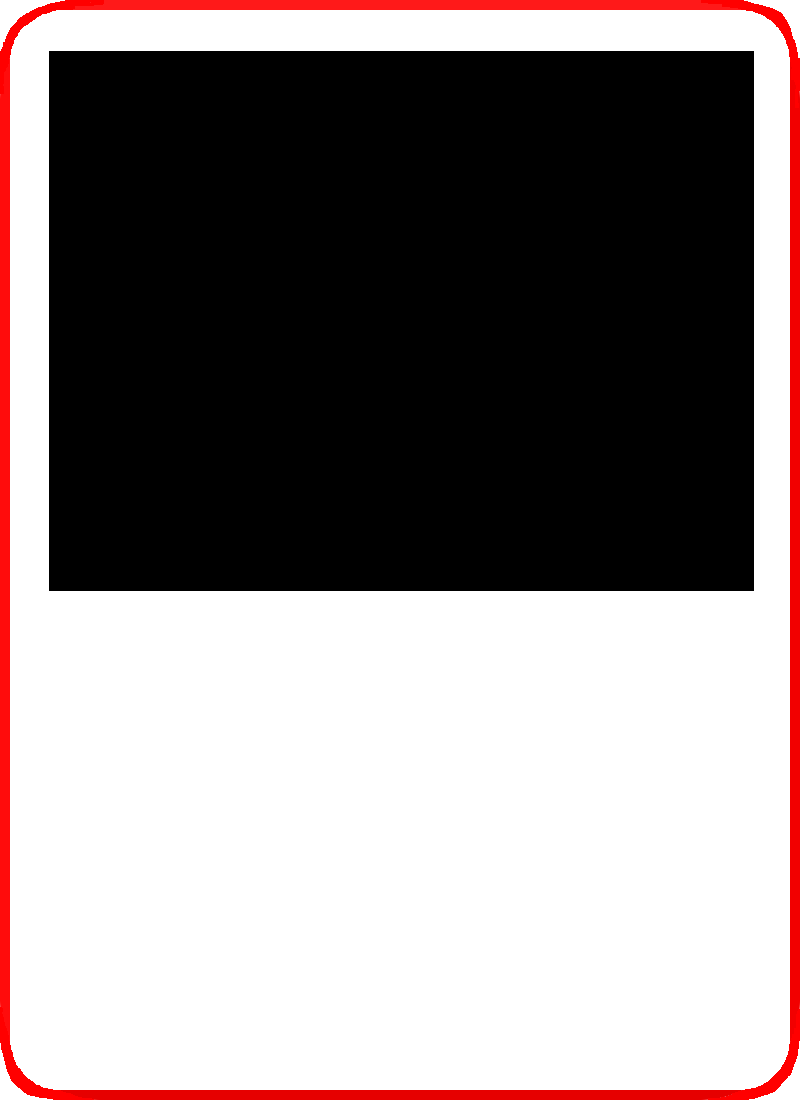
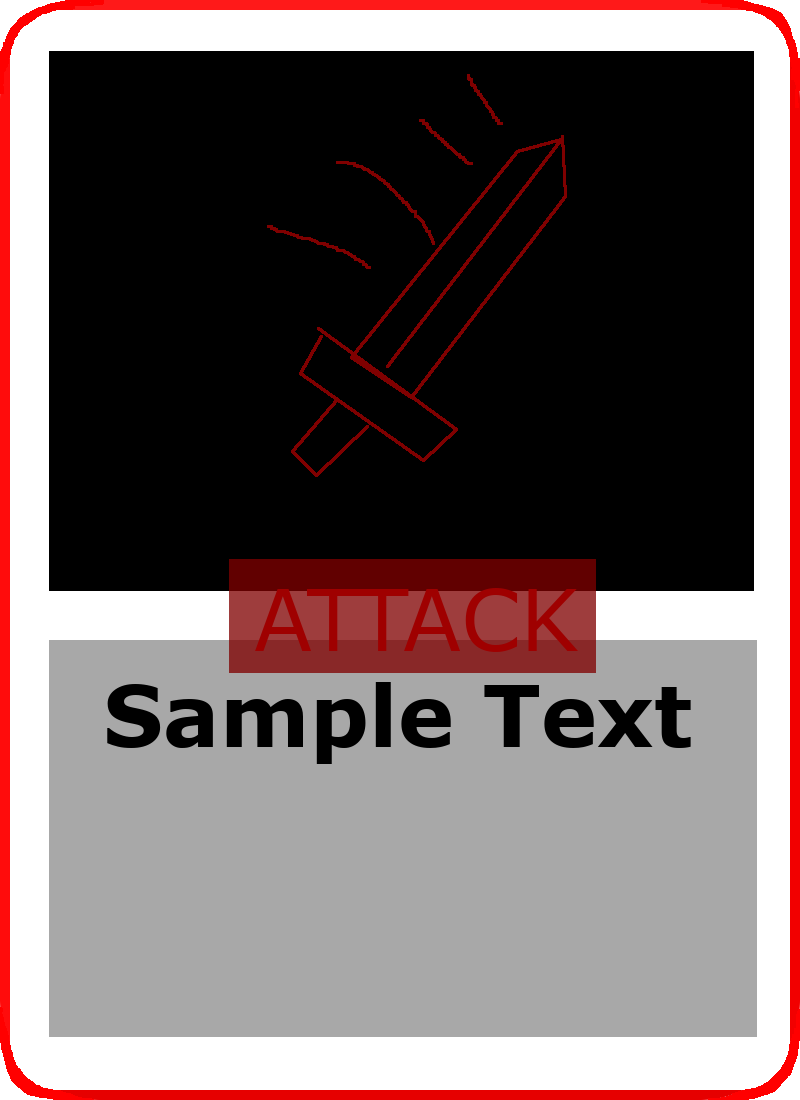
Two versions of the same layered image (800×1100). Layer-by-layer changes:
added layer "ATTACK" above "AttackImage" over [255, 588, 578, 652]
added layer "AttackImage" above "CardTypeTextBackground" over [267, 74, 567, 477]
added layer "CardTypeTextBackground" (76%) above "CardTypeText" over [229, 559, 596, 673]
added group "Text Box" with 3 layers above "ImageOutline" over [49, 640, 757, 1037]
added layer "Sample Text" in group "Text Box" over [107, 682, 691, 764]
added layer "TextField" (34%) in group "Text Box" over [49, 640, 757, 1037]
